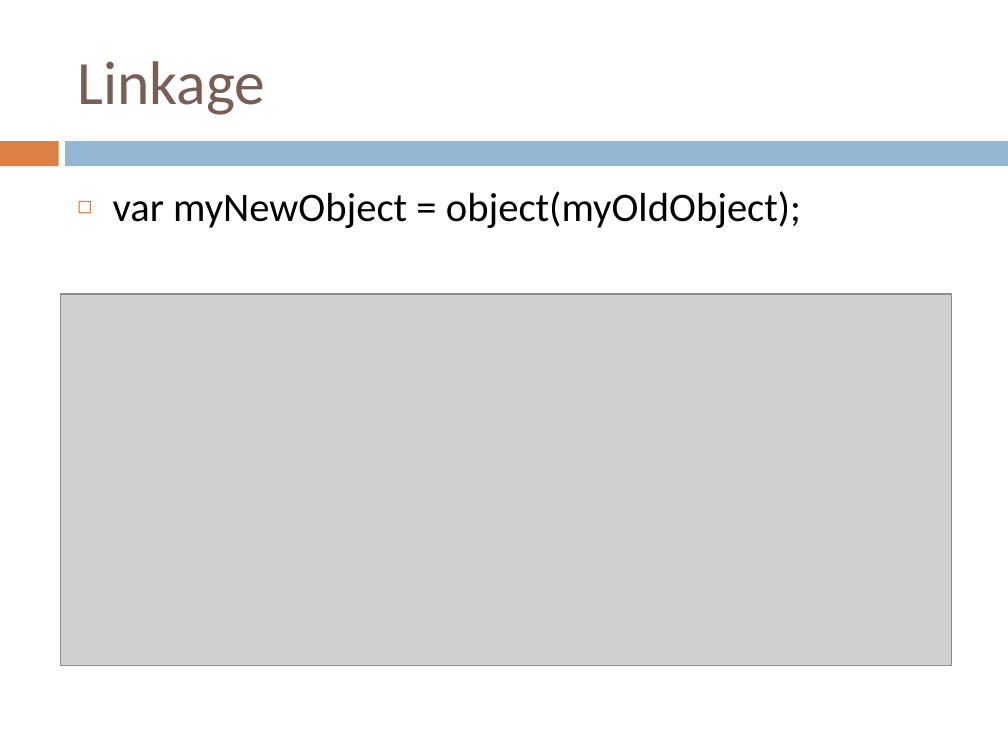
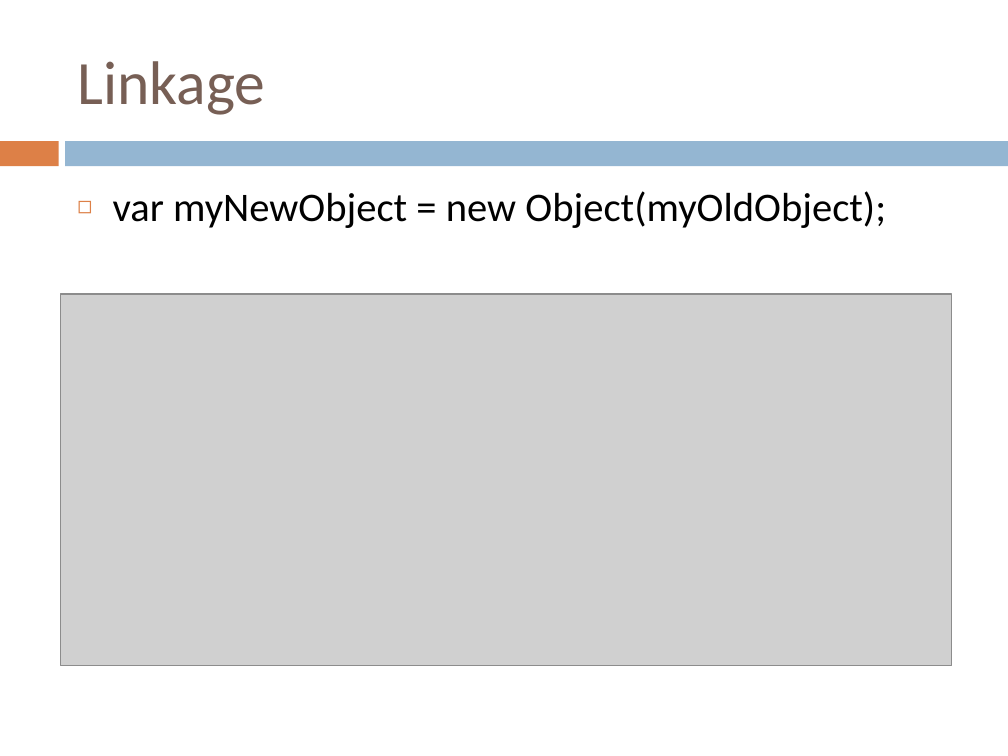
Before and after one commit to crista/EPS-slides, a slide deck: slide 18 of EPS-OOP-JavaScript.ppt. Drawn at 1008x756 pixels with LibreOffice and Linux fonts; fonts in the diff are those of the drawing; grey boxes stand for pictures. Boxes give left, top, right and bottom in pixels: in the first picture for what was removed or moved away, otherwise in the second. Text is boxed around its words. In the diff, an @@ line names an element or a change of style, - is before the commit and + after.

```diff
--- a/EPS-OOP-JavaScript.ppt
+++ b/EPS-OOP-JavaScript.ppt
@@ text at <box>113,191,886,228</box>: text changed @@
-◻ var myNewObject = object(myOldObject);
+◻ var myNewObject = new Object(myOldObject);
```
Also in this commit, not shown: 2 other slides changed, 2 slides added, 1 slide removed, 1 other file.
